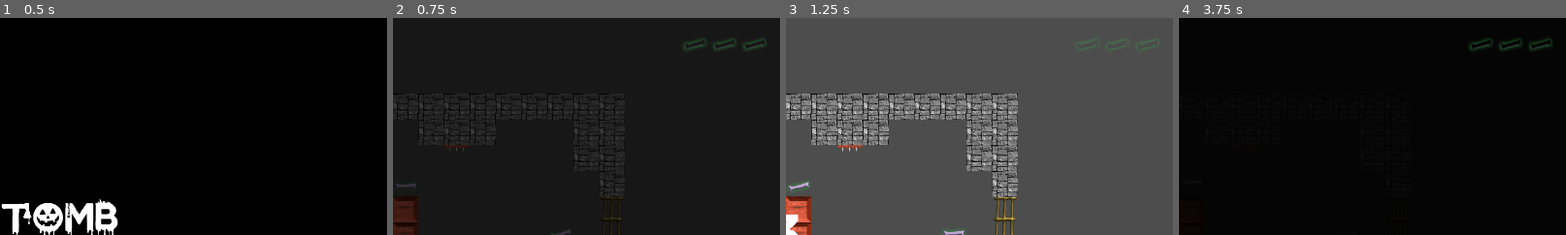
Above: before the commit, frames 1-4 (left to right).
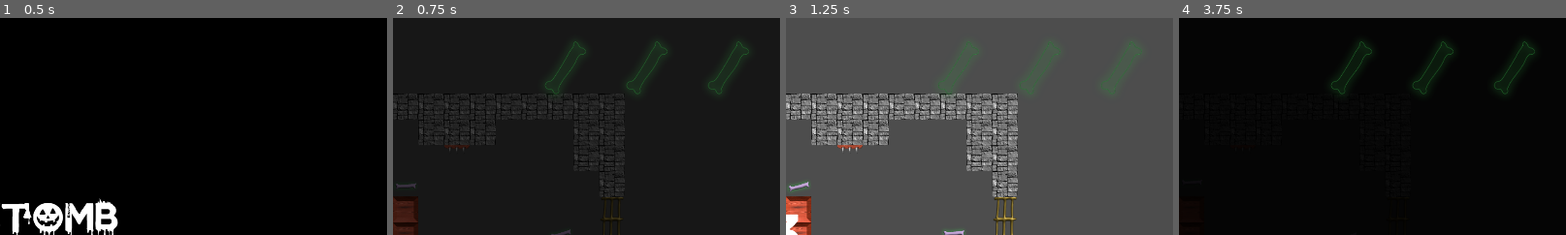
Above: after the commit, the same moments.

Repository: Drew-Wagner/Spectros
Game: Godot game, scene res://scenes/main_menu.tscn
Two runs of this game, one before a commit and one after it. Both use one fixed random seed, a clock stepped at 60 frames per second and the inputs below. Sound files missing from this copy of the repository are replaced by a short silence.
Inputs:
- Up to frame 1 (0.5 s): no input
- Up to frame 2 (0.75 s): click "PRESS SPACE BAR TO BEGIN" at 0.5 s
- Up to frame 3 (1.25 s): no input
- Up to frame 4 (3.75 s): hold Space (toggle) 1.28-2.03 s; tap Enter at 2 s; tap Space (toggle) at 2.1, 3.6 s; hold Space (toggle) 2.78-3.53 s
The pictures show only the part of the screen within x 50-100%, y 0-50%; the shares and areas given below are measured in that part.

Frame 1 is identical in both runs. In frame 2, 1.0% of the frame differs, in the area x 39-97%, y 9-36%; in frame 3, 0.3%; in frame 4, 1.5%.

Commit message:
Improved bone collection display

Diff:
--- a/gui/bone_icon.tscn
+++ b/gui/bone_icon.tscn
@@ -1,18 +1,18 @@
 [gd_scene load_steps=4 format=3 uid="uid://chv82bw6fflfk"]
 
-[ext_resource type="Texture2D" uid="uid://c6epstetyoo8y" path="res://materials/os.png" id="1_hhr5p"]
 [ext_resource type="Script" path="res://gui/bone_icon.gd" id="1_k4y4x"]
-[ext_resource type="Texture2D" uid="uid://dcfj71vbik4yx" path="res://materials/os_outline.png" id="2_fp4nw"]
+[ext_resource type="Texture2D" uid="uid://ci706pxpnh80" path="res://materials/os_slots.png" id="2_ive2m"]
+[ext_resource type="Texture2D" uid="uid://dlqrse0jmsug" path="res://materials/os_slots_empty.png" id="3_rxnix"]
 
 [node name="BoneIcon" type="TextureRect"]
-custom_minimum_size = Vector2(64, 64)
+custom_minimum_size = Vector2(192, 192)
 script = ExtResource("1_k4y4x")
 
 [node name="BoneFull" type="Sprite2D" parent="."]
 visible = false
-position = Vector2(32, 32)
-texture = ExtResource("1_hhr5p")
+position = Vector2(96, 96)
+texture = ExtResource("2_ive2m")
 
 [node name="BoneEmpty" type="Sprite2D" parent="."]
-position = Vector2(32, 32)
-texture = ExtResource("2_fp4nw")
+position = Vector2(96, 96)
+texture = ExtResource("3_rxnix")
Binary file removed: materials/os_outline.png
Binary file added: materials/os_slots.png
Not shown, added: materials/os_slots.png.import
Binary file added: materials/os_slots_empty.png
Not shown, changed: materials/os_slots_empty.png.import
Not shown: 1 places in scenes/game.tscn that only renumber resources
